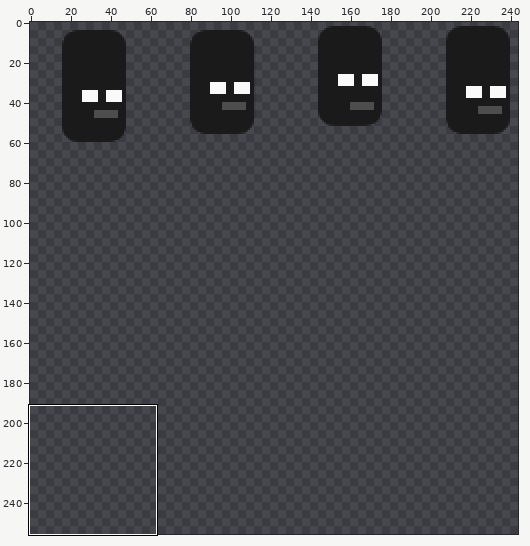
Sprite sheet, stored at assets/wearisome.png. Above: a wide view before the commit, with the close-up outlined.
Close-up. Before the commit:
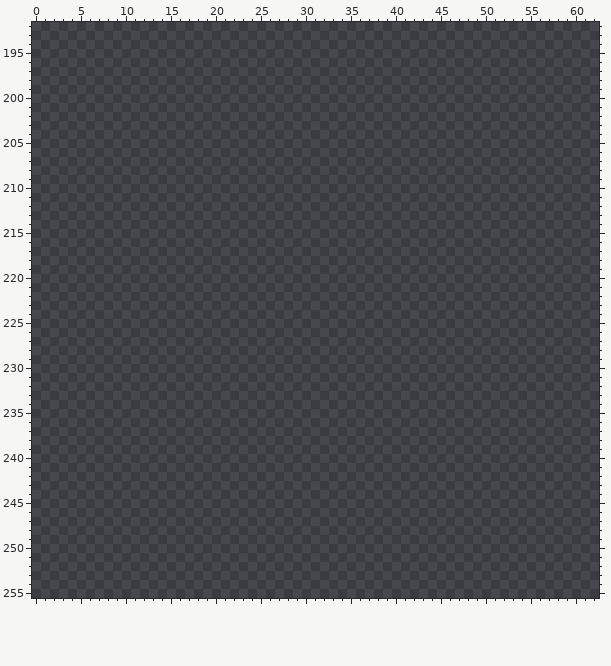
The file is 256x256 pixels. Pixels under 10% opacity are left out. Colours within 5 levels of each other are drawn and written as one. Shown: x 0..62, y 192..255. The wide view leaves out empty margins.
Once edited:
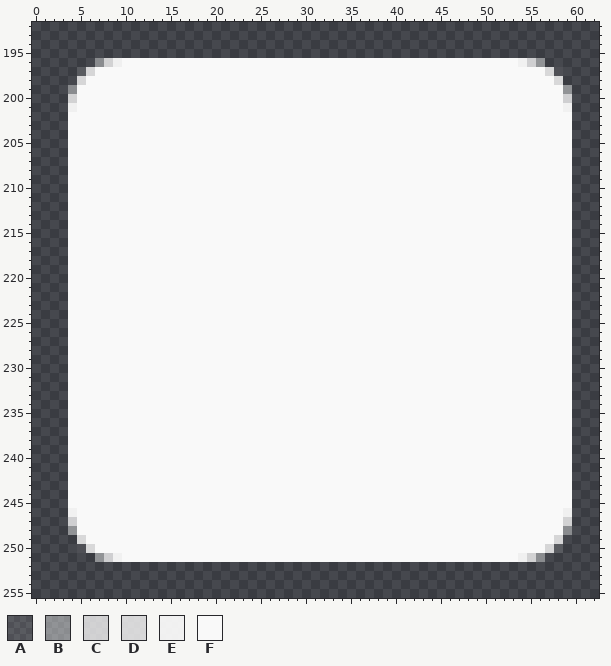
Palette (. is transparent): A #f6f6f61c  B #f8f8f86c  C #f9f9f9c7  D #f9f9f9d0  E #f9f9f9f3  F #f9f9f9
What changed:
Changed rows in their new state; - is an unchanged pixel.
first column x 4:
196 ---BCEFFFFFFFFFFFFFFFFFFFFFFFFFFFFFFFFFFFFFFFFFFFFECB---
197 -ADFFFFFFFFFFFFFFFFFFFFFFFFFFFFFFFFFFFFFFFFFFFFFFFFFFDA-
198 -DFFFFFFFFFFFFFFFFFFFFFFFFFFFFFFFFFFFFFFFFFFFFFFFFFFFFD-
199 BFFFFFFFFFFFFFFFFFFFFFFFFFFFFFFFFFFFFFFFFFFFFFFFFFFFFFFB
200 CFFFFFFFFFFFFFFFFFFFFFFFFFFFFFFFFFFFFFFFFFFFFFFFFFFFFFFC
201 EFFFFFFFFFFFFFFFFFFFFFFFFFFFFFFFFFFFFFFFFFFFFFFFFFFFFFFE
202 FFFFFFFFFFFFFFFFFFFFFFFFFFFFFFFFFFFFFFFFFFFFFFFFFFFFFFFF
203 FFFFFFFFFFFFFFFFFFFFFFFFFFFFFFFFFFFFFFFFFFFFFFFFFFFFFFFF
204 FFFFFFFFFFFFFFFFFFFFFFFFFFFFFFFFFFFFFFFFFFFFFFFFFFFFFFFF
205 FFFFFFFFFFFFFFFFFFFFFFFFFFFFFFFFFFFFFFFFFFFFFFFFFFFFFFFF
206 FFFFFFFFFFFFFFFFFFFFFFFFFFFFFFFFFFFFFFFFFFFFFFFFFFFFFFFF
207 FFFFFFFFFFFFFFFFFFFFFFFFFFFFFFFFFFFFFFFFFFFFFFFFFFFFFFFF
208 FFFFFFFFFFFFFFFFFFFFFFFFFFFFFFFFFFFFFFFFFFFFFFFFFFFFFFFF
209 FFFFFFFFFFFFFFFFFFFFFFFFFFFFFFFFFFFFFFFFFFFFFFFFFFFFFFFF
210 FFFFFFFFFFFFFFFFFFFFFFFFFFFFFFFFFFFFFFFFFFFFFFFFFFFFFFFF
211 FFFFFFFFFFFFFFFFFFFFFFFFFFFFFFFFFFFFFFFFFFFFFFFFFFFFFFFF
212 FFFFFFFFFFFFFFFFFFFFFFFFFFFFFFFFFFFFFFFFFFFFFFFFFFFFFFFF
213 FFFFFFFFFFFFFFFFFFFFFFFFFFFFFFFFFFFFFFFFFFFFFFFFFFFFFFFF
214 FFFFFFFFFFFFFFFFFFFFFFFFFFFFFFFFFFFFFFFFFFFFFFFFFFFFFFFF
215 FFFFFFFFFFFFFFFFFFFFFFFFFFFFFFFFFFFFFFFFFFFFFFFFFFFFFFFF
216 FFFFFFFFFFFFFFFFFFFFFFFFFFFFFFFFFFFFFFFFFFFFFFFFFFFFFFFF
217 FFFFFFFFFFFFFFFFFFFFFFFFFFFFFFFFFFFFFFFFFFFFFFFFFFFFFFFF
218 FFFFFFFFFFFFFFFFFFFFFFFFFFFFFFFFFFFFFFFFFFFFFFFFFFFFFFFF
219 FFFFFFFFFFFFFFFFFFFFFFFFFFFFFFFFFFFFFFFFFFFFFFFFFFFFFFFF
220 FFFFFFFFFFFFFFFFFFFFFFFFFFFFFFFFFFFFFFFFFFFFFFFFFFFFFFFF
221 FFFFFFFFFFFFFFFFFFFFFFFFFFFFFFFFFFFFFFFFFFFFFFFFFFFFFFFF
222 FFFFFFFFFFFFFFFFFFFFFFFFFFFFFFFFFFFFFFFFFFFFFFFFFFFFFFFF
223 FFFFFFFFFFFFFFFFFFFFFFFFFFFFFFFFFFFFFFFFFFFFFFFFFFFFFFFF
224 FFFFFFFFFFFFFFFFFFFFFFFFFFFFFFFFFFFFFFFFFFFFFFFFFFFFFFFF
225 FFFFFFFFFFFFFFFFFFFFFFFFFFFFFFFFFFFFFFFFFFFFFFFFFFFFFFFF
226 FFFFFFFFFFFFFFFFFFFFFFFFFFFFFFFFFFFFFFFFFFFFFFFFFFFFFFFF
227 FFFFFFFFFFFFFFFFFFFFFFFFFFFFFFFFFFFFFFFFFFFFFFFFFFFFFFFF
228 FFFFFFFFFFFFFFFFFFFFFFFFFFFFFFFFFFFFFFFFFFFFFFFFFFFFFFFF
229 FFFFFFFFFFFFFFFFFFFFFFFFFFFFFFFFFFFFFFFFFFFFFFFFFFFFFFFF
230 FFFFFFFFFFFFFFFFFFFFFFFFFFFFFFFFFFFFFFFFFFFFFFFFFFFFFFFF
231 FFFFFFFFFFFFFFFFFFFFFFFFFFFFFFFFFFFFFFFFFFFFFFFFFFFFFFFF
232 FFFFFFFFFFFFFFFFFFFFFFFFFFFFFFFFFFFFFFFFFFFFFFFFFFFFFFFF
233 FFFFFFFFFFFFFFFFFFFFFFFFFFFFFFFFFFFFFFFFFFFFFFFFFFFFFFFF
234 FFFFFFFFFFFFFFFFFFFFFFFFFFFFFFFFFFFFFFFFFFFFFFFFFFFFFFFF
235 FFFFFFFFFFFFFFFFFFFFFFFFFFFFFFFFFFFFFFFFFFFFFFFFFFFFFFFF
236 FFFFFFFFFFFFFFFFFFFFFFFFFFFFFFFFFFFFFFFFFFFFFFFFFFFFFFFF
237 FFFFFFFFFFFFFFFFFFFFFFFFFFFFFFFFFFFFFFFFFFFFFFFFFFFFFFFF
238 FFFFFFFFFFFFFFFFFFFFFFFFFFFFFFFFFFFFFFFFFFFFFFFFFFFFFFFF
239 FFFFFFFFFFFFFFFFFFFFFFFFFFFFFFFFFFFFFFFFFFFFFFFFFFFFFFFF
240 FFFFFFFFFFFFFFFFFFFFFFFFFFFFFFFFFFFFFFFFFFFFFFFFFFFFFFFF
241 FFFFFFFFFFFFFFFFFFFFFFFFFFFFFFFFFFFFFFFFFFFFFFFFFFFFFFFF
242 FFFFFFFFFFFFFFFFFFFFFFFFFFFFFFFFFFFFFFFFFFFFFFFFFFFFFFFF
243 FFFFFFFFFFFFFFFFFFFFFFFFFFFFFFFFFFFFFFFFFFFFFFFFFFFFFFFF
244 FFFFFFFFFFFFFFFFFFFFFFFFFFFFFFFFFFFFFFFFFFFFFFFFFFFFFFFF
245 FFFFFFFFFFFFFFFFFFFFFFFFFFFFFFFFFFFFFFFFFFFFFFFFFFFFFFFF
246 EFFFFFFFFFFFFFFFFFFFFFFFFFFFFFFFFFFFFFFFFFFFFFFFFFFFFFFE
247 CFFFFFFFFFFFFFFFFFFFFFFFFFFFFFFFFFFFFFFFFFFFFFFFFFFFFFFC
248 BFFFFFFFFFFFFFFFFFFFFFFFFFFFFFFFFFFFFFFFFFFFFFFFFFFFFFFB
249 -DFFFFFFFFFFFFFFFFFFFFFFFFFFFFFFFFFFFFFFFFFFFFFFFFFFFFD-
250 -ADFFFFFFFFFFFFFFFFFFFFFFFFFFFFFFFFFFFFFFFFFFFFFFFFFFDA-
251 ---BCEFFFFFFFFFFFFFFFFFFFFFFFFFFFFFFFFFFFFFFFFFFFFECB---
Where, in picture pixels (left, top, right, bottom), the same in both close-ups:
added: (68, 58, 572, 562)
